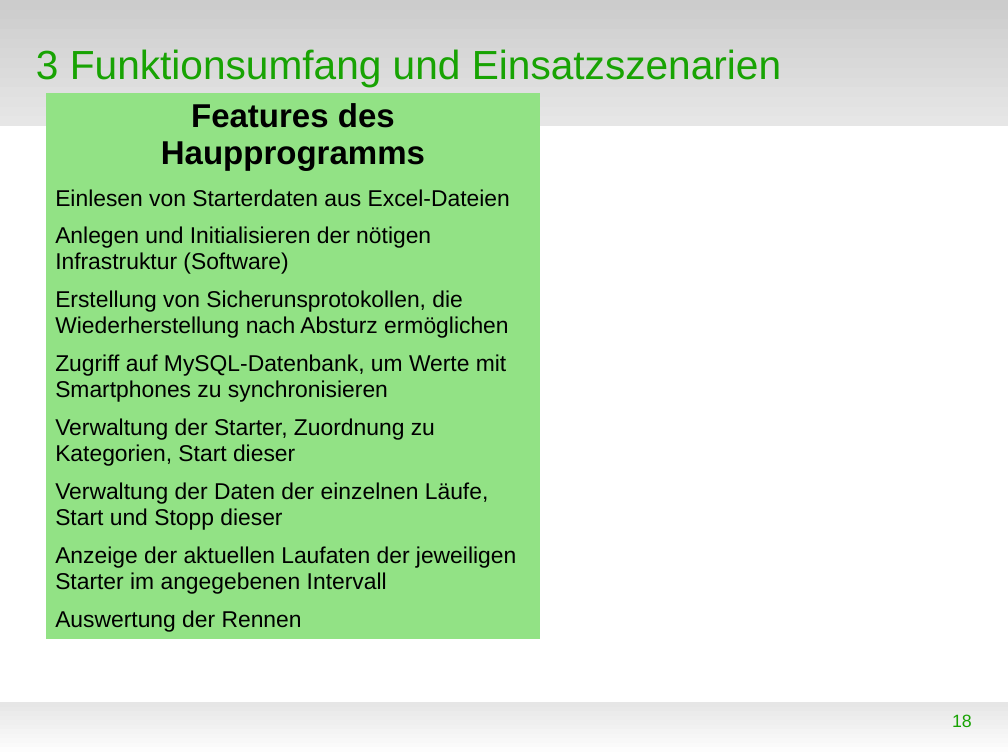
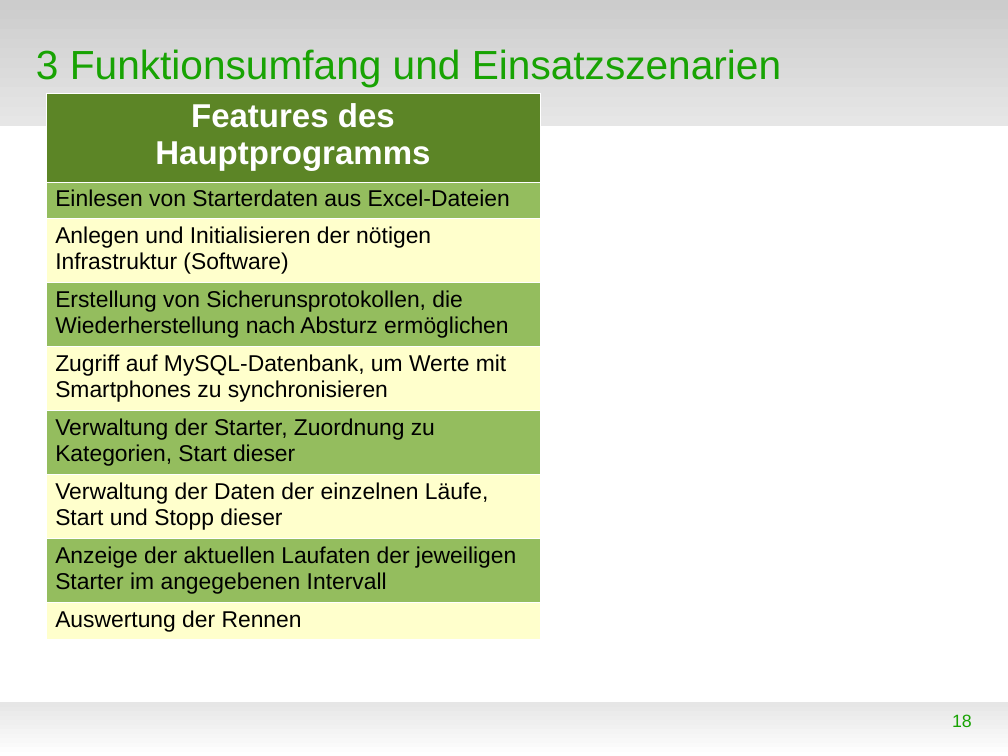
Before and after one commit to WorldofJARcraft/Kanu-s.a.M., a slide deck: slide 18 of Präsentation/Präsentation.odp. Drawn at 1008x756 pixels with LibreOffice and Linux fonts; fonts in the diff are those of the drawing; background and template pictures are left out. Boxes give left, top, right and bottom in pixels: in the first picture for what was removed or moved away, otherwise in the second. Text is boxed around its words. In the diff, an @@ line names an element or a change of style, - is before the commit and + after.

```diff
--- a/Präsentation/Präsentation.odp
+++ b/Präsentation/Präsentation.odp
@@ table at bbox=[47, 93, 541, 636] @@
-row 1, column 1: Features des Haupprogramms
+row 1, column 1: Features des Hauptprogramms
@@ fill #92E285 to #5C8526 in row 1, column 1 @@
@@ fill #92E285 to #94BD5E in 4 cells @@
@@ fill #92E285 to #FFFFCC in 4 cells @@
@@ borders changed @@
```
Also in this commit, not shown: 11 other slides changed, 9 slides added, 20 other files.
